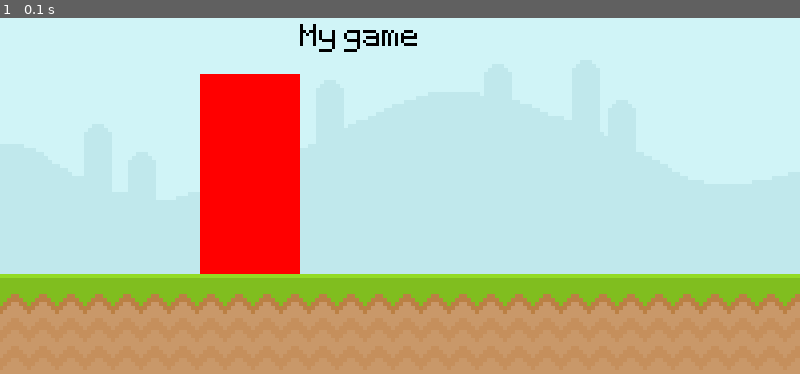
Above: before the commit, frame 1.
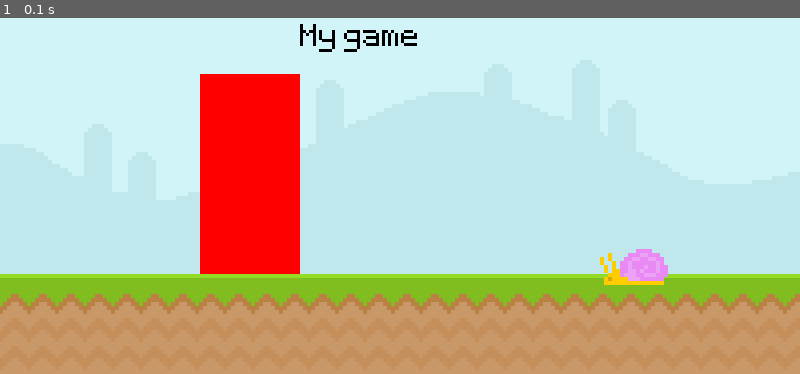
Above: after the commit, the same moment.

Repository: bstew794/PyGame_Tutorial
Game: pygame game, started from Runner.py
Same seed, same stepped clock (60 frames per second), same inputs: the game is played once before the commit and once after it.
Inputs:
- Up to frame 1 (0.1 s): no input

The runs differ from the first frame. In frame 1, 0.6% of the frame differs, in the area x 75-84%, y 64-75%.

Commit message:
Added static snail enemy

Diff:
--- a/Runner.py
+++ b/Runner.py
@@ -16,6 +16,7 @@
 grnd_surf = pygame.image.load('Graphics/Enviroment/Ground.png')
 test_surf = pygame.Surface((100, 200))
 text_surf = test_font.render('My game', False, 'Black')
+snal_surf = pygame.image.load('Graphics/Enemies/Snail/Snail1.png')
 
 # display an opening screen and change the fill of the test surface to red
 pygame.display.set_caption('Runner')
@@ -36,11 +37,14 @@
     # display the ground surface on the screen surface
     screen.blit(grnd_surf, (0, 300))
 
+    # display the test surface on the screen surface
+    screen.blit(test_surf, (200, 100))
+
+    # display the snail on the screen surface
+    screen.blit(snal_surf, (600, 275))
+
     # display the text surface on the screen surface
     screen.blit(text_surf, (300, 50))
-
-    # display the test surface on the screen surface
-    screen.blit(test_surf, (200, 100))
 
     # update the visual aspects of the game for each loop
     pygame.display.update()
Binary file added: Graphics/Enemies/Snail/snail1.png
Binary file added: Graphics/Enemies/Snail/snail2.png
